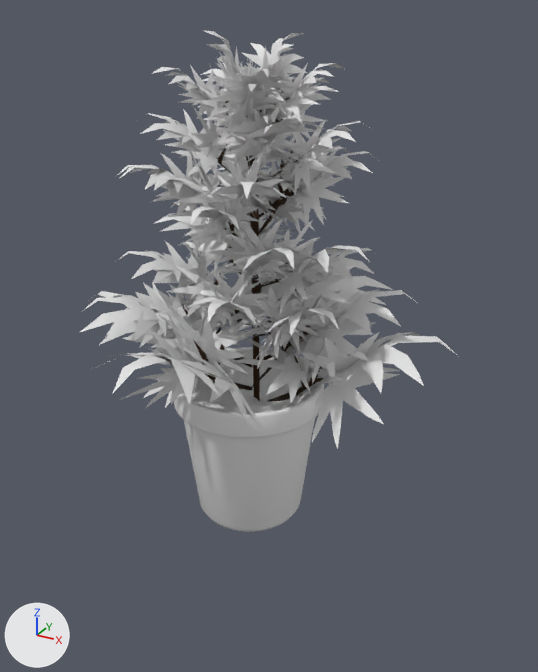
Two versions of the FBX model Models/Plants/Vegetation1Sativa.fbx, one commit apart.
Both versions are drawn from a 50 mm camera at (0.356, -0.62, 0.531) aimed at (0.004, 0.02, 0.211). Every picture has the same lights, and +X, +Y and +Z are marked at lower left. The first picture is the older version.

The older version as bpy lines, for what is in view:
```python
me_cube_011 = bpy.data.meshes.new('Cube.011')
me_cube_011.from_pydata(...)  # 10870 vertices, 6684 faces; spans x -0.217..0.2, y -0.202..0.197, z 0.0..0.513
# faces by material slot: [5515, 658, 511]
me_cube_011.materials.append(mat_weed)  # its picture is missing
me_cube_011.materials.append(mat_material)  # brown #35200c
me_cube_011.materials.append(mat_plant_pot_var1)  # its picture is missing
ob_vegetation1sativa = bpy.data.objects.new('Vegetation1Sativa', me_cube_011)
ob_vegetation1sativa.location = (0.0, 0.0, 0.0)
```
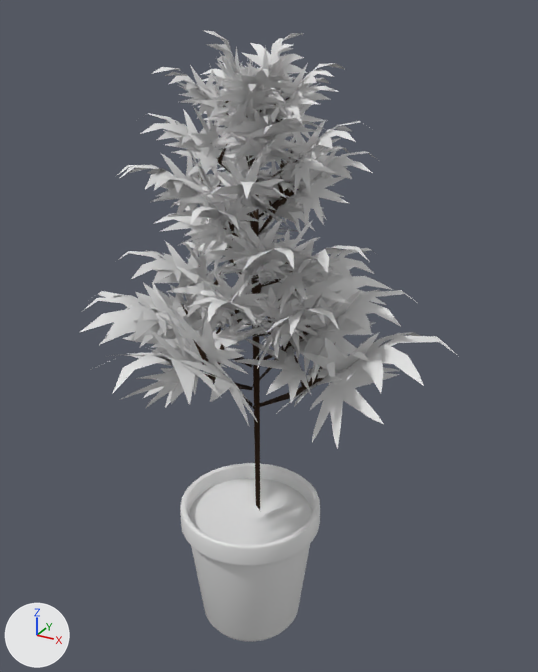
The newer file is also turned or shifted as a whole; pictures and numbers use the older file's frame.

Changed parts and their boxes (x1, y1, x2, y2) in the pictures (538 x 672 px; the box of a moved part takes in the faces that stretch with it):
'Vegetation1Sativa', reshaped (22% taller)
    before: (79, 30, 457, 532)
    after: (79, 30, 457, 641)
part 1 of me_cube_011, moved or reshaped
    before: (183, 364, 315, 413)
    after: (189, 478, 312, 544)
part 2 of me_cube_011, moved or reshaped
    before: (174, 347, 324, 532)
    after: (180, 463, 320, 641)

The change, as a list of edits to the scene's bpy script:
```text
Change me_cube_011:
    used by ob_vegetation1sativa; location = (0.0, 0.0, 0.0)
    remove me_cube_011.from_pydata(...)  # 10870 vertices, 6684 faces; spans x -0.217..0.2, y -0.202..0.197, z 0.0..0.513
    add me_cube_011.from_pydata(...)  # 10870 vertices, 6684 faces; spans x -0.217..0.2, y -0.202..0.197, z -0.155..0.513
    me_cube_011 part 1: the loose piece of 42 vertices spanning x -0.082..0.065, y -0.074..0.069, z 0.143..0.15 is moved by (0.0, 0.0, -0.16)
    me_cube_011 part 2: the loose piece of 512 vertices spanning x -0.09..0.073, y -0.084..0.079, z 0.005..0.168 is moved by (0.0, 0.0, -0.16)
```
